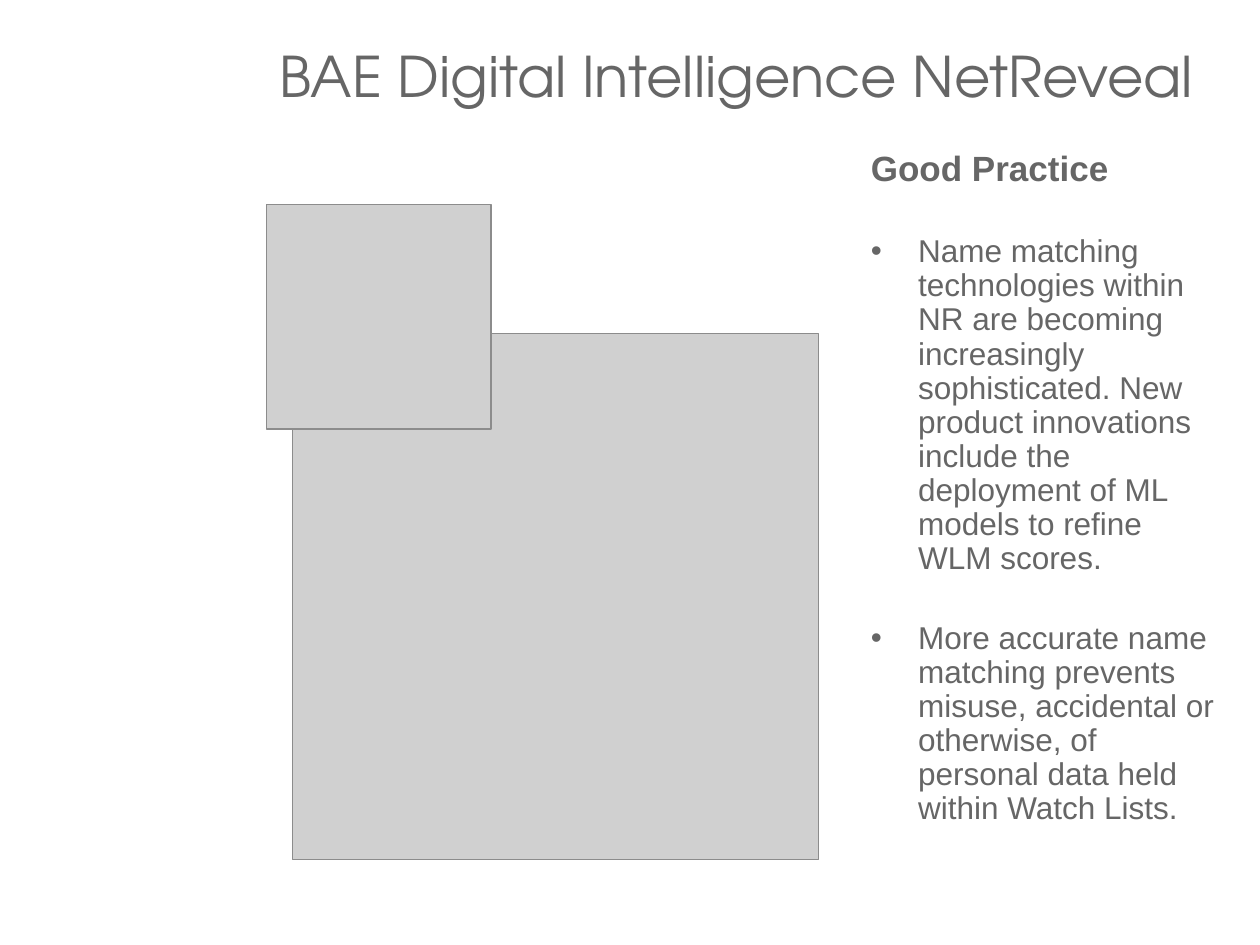
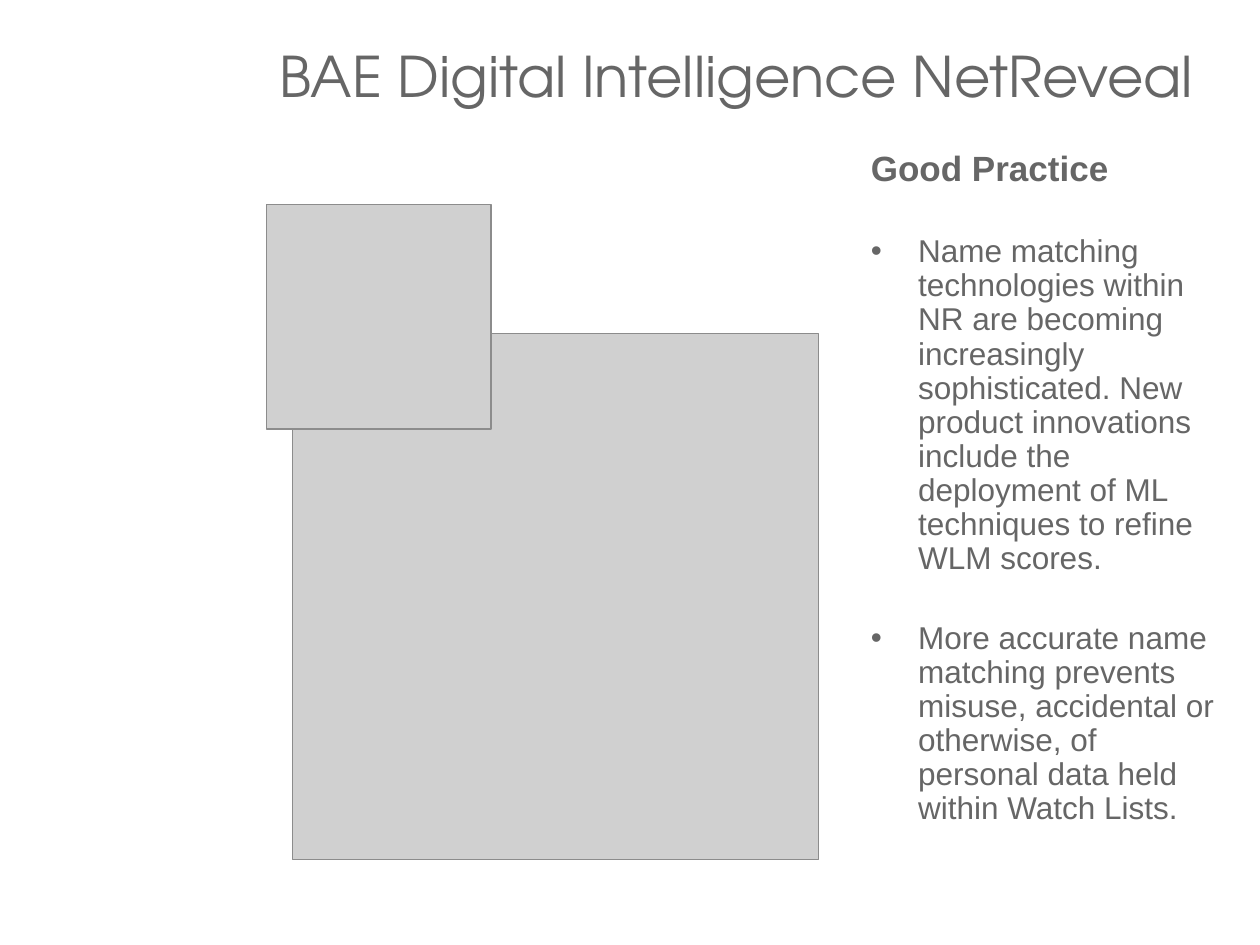
Before and after one commit to JackDaedalus/DataMgmtCA1, a slide deck: slide 15 of PPT_CA1/Data Management - CA1 - AML WLM Ethics - Student Ciaran Finnegan d21124026 v1-4 240222.pptx. Drawn at 1260x945 pixels with LibreOffice and Linux fonts; fonts in the diff are those of the drawing; grey boxes stand for pictures; background and template pictures are left out. Boxes give left, top, right and bottom in pixels: in the first picture for what was removed or moved away, otherwise in the second. Text is boxed around its words. In the diff, an @@ line names an element or a change of style, - is before the commit and + after.

```diff
--- a/PPT_CA1/Data Management - CA1 - AML WLM Ethics - Student Ciaran Finnegan d21124026 v1-4 240222.pptx
+++ b/PPT_CA1/Data Management - CA1 - AML WLM Ethics - Student Ciaran Finnegan d21124026 v1-4 240222.pptx
@@ text at box(918, 239, 1193, 570): text changed @@
-• Name matching technologies within NR are becoming increasingly sophisticated. New product innovations include the deployment of ML models to refine WLM scores.
+• Name matching technologies within NR are becoming increasingly sophisticated. New product innovations include the deployment of ML techniques to refine WLM scores.
```
Also in this commit, not shown: 6 other slides changed.
